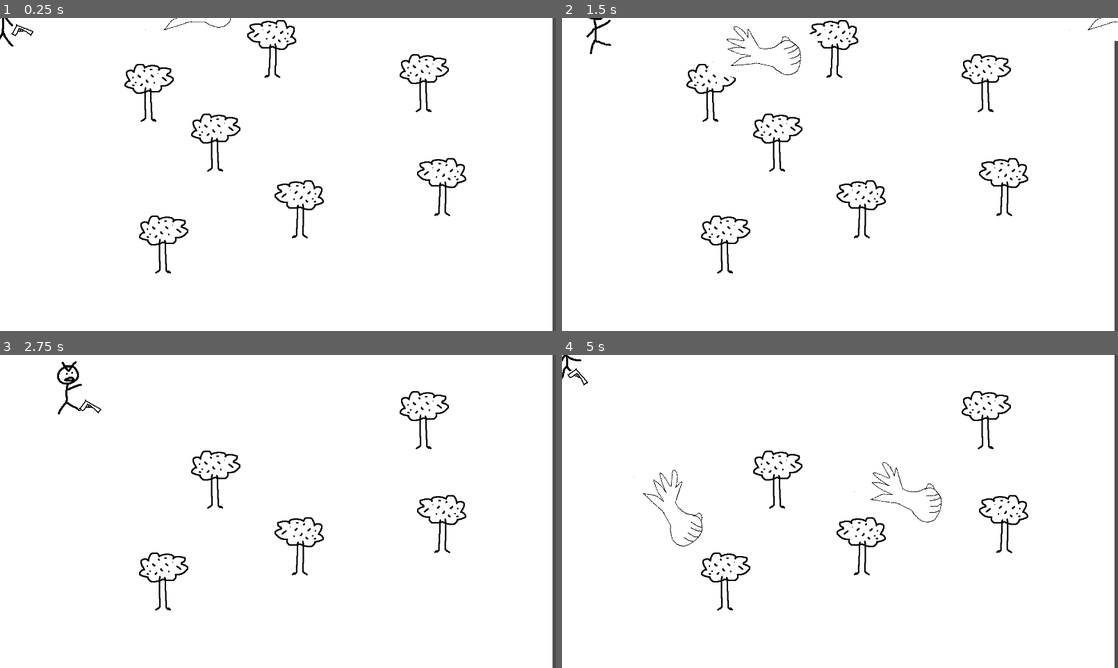
Above: before the commit, frames 1-4 (two rows, left to right).
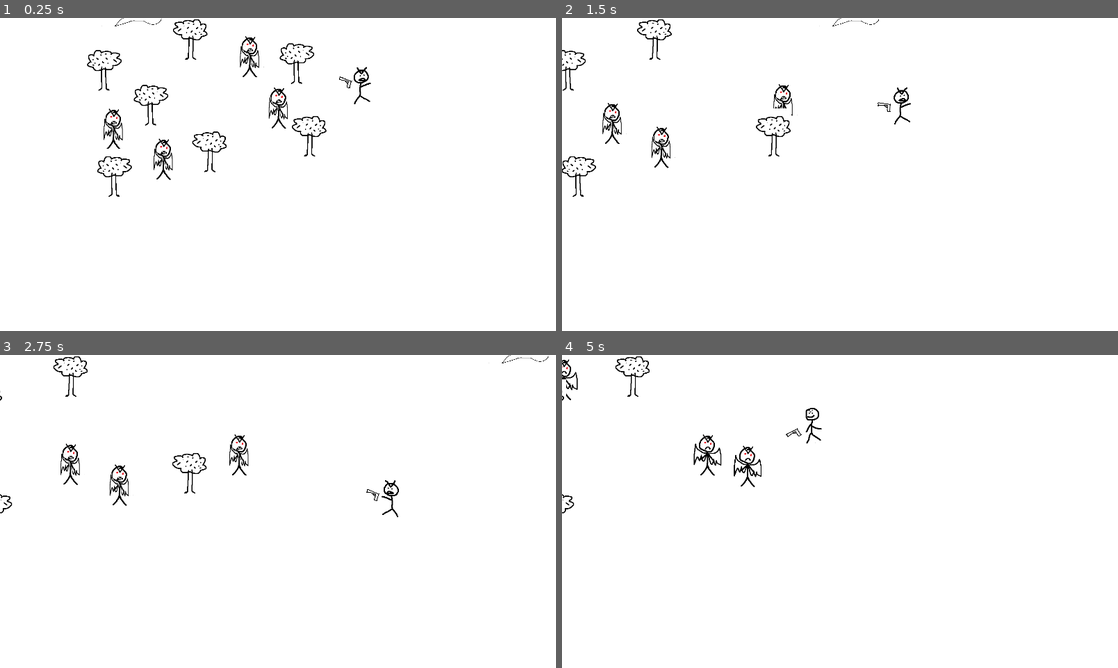
Above: after the commit, the same moments.

Repository: Jon-Hudak/DIMTGIP
Game: Godot game, scene res://levels/game_level.tscn
Same seed, same stepped clock (60 frames per second), same inputs: the game is played once before the commit and once after it.
Inputs (mouse positions are in pixels of both pictures, inside the frame that each line leads up to):
- Up to frame 1 (0.25 s): no input
- Up to frame 2 (1.5 s): move the mouse to (984, 102) at 0.52 s; press the mouse at (984, 102) at 0.53 s; hold D (right) 0.53-1.28 s; tap . (change_weapon, bound only after the commit) at 0.8, 1.35 s; move the mouse to (595, 18) at 1.27 s; release the mouse at (595, 18) at 1.28 s; hold S (down) from 1.28 s (still down)
- Up to frame 3 (2.75 s): click (33, 355) at 1.55 s; move the mouse to (294, 564) at 2.02 s; release S (down) at 2.03 s; press the mouse at (294, 564) at 2.03 s; hold D (right) from 2.03 s (still down); tap . (change_weapon, bound only after the commit) at 2.3 s
- Up to frame 4 (5 s): move the mouse to (778, 498) at 2.77 s; release D (right) at 2.78 s; release the mouse at (778, 498) at 2.78 s; hold W (up) 2.78-3.53 s; tap . (change_weapon, bound only after the commit) at 2.85, 3.8, 4.35 s; click (778, 498) at 3.05 s; move the mouse to (1001, 542) at 3.52 s; press the mouse at (1001, 542) at 3.53 s; hold A (left) from 3.53 s (still down); move the mouse to (723, 599) at 4.27 s; release the mouse at (723, 599) at 4.28 s; click (723, 599) at 4.55 s

The runs differ from the first frame. In frame 1, 4.7% of the frame differs, in the area x 0-100%, y 0-100%; in frame 2, 4.2%; in frame 3, 3.4%; in frame 4, 3.5%.
Error after the commit: Invalid access to property or key 'sfire_rate' on a base object of type 'Resource (Weapon_Resource)'. (res://gun.gd:51)

Commit message:
feat: Player can die (restarts game) added weapon manager

Diff:
--- a/Gun.gd
+++ b/Gun.gd
@@ -1,36 +1,52 @@
 extends Area2D
-@onready var timer = $Timer
+
+signal gun_shot
 var can_shoot = true
-var fire_rate : float = 0.5
+@export var fire_rate : float = 1
+@export var resource:Resource
+@export var bullet_scene: PackedScene
+@export var current_weapon : Resource
+@export var change_weapon_delay = 0.5
+@onready var timer : Timer = $Timer
+
 
 # Called when the node enters the scene tree for the first time.
 func _ready():
-	pass
+
+	$RotationAnchor/Gun1.texture=resource.gun_sprite
+
 
 
 # Called every frame. 'delta' is the elapsed time since the previous frame.
 func _process(delta):
-	#hide()
-	look_at(get_global_mouse_position())
-	if Input.is_action_pressed("shoot"):
-		#show()
-		if can_shoot:
+	var enemies_in_range =	get_overlapping_bodies()
+	if enemies_in_range.size()>0:
+		var target_enemy=enemies_in_range[0]
+		look_at(target_enemy.global_position)
+		if target_enemy.global_position.x<global_position.x:
+			$RotationAnchor/Gun1.flip_v=true
+		else:
+			$RotationAnchor/Gun1.flip_v=false
+		if timer.time_left<=0:
 			shoot()
-			can_shoot=false
-			$Timer.start(fire_rate)
+
+
 
 
 
 func shoot():
-	const BULLET = preload("res://bullet.tscn")
-	var new_bullet = BULLET.instantiate()
-	show()
+
+	print(resource.weapon_name, "pew")
+	var new_bullet = bullet_scene.instantiate()
+	new_bullet.sprite=resource.bullet_sprite
+	new_bullet.damage=resource.damage
 	new_bullet.global_position= %Muzzle.global_position
 	new_bullet.global_rotation= %Muzzle.global_rotation
+	new_bullet.sprite_scale=0.5
 	%Muzzle.add_child(new_bullet)
+	timer.start(resource.fire_rate)
+	emit_signal("gun_shot")
 
-
-
-
-func _on_timer_timeout():
-	can_shoot=true
+func change_weapon():
+	timer.start(resource.sfire_rate)
+	$RotationAnchor/Gun1.texture=resource.gun_sprite
--- a/bullet.gd
+++ b/bullet.gd
@@ -2,10 +2,16 @@
 
 @export var speed : float = 100
 @export var damage: float = 50
+@export var sprite: CompressedTexture2D
+@export var sprite_scale: float = 1
 
 func _ready():
-	pass
-
+	if sprite:
+		$Sprite2D.texture=sprite
+		$Sprite2D.scale=Vector2(sprite_scale,sprite_scale)
+		print("sprite")
+	else:
+		pass
 
 func _physics_process(delta):
 	var direction : Vector2 = Vector2.RIGHT.rotated(rotation)
@@ -17,7 +23,7 @@
 
 
 func _on_body_entered(body):
-	queue_free()
-	print("onenter")
+
 	if body.has_method("take_damage"):
 		body.take_damage(damage)
+	queue_free()
--- a/bullet.tscn
+++ b/bullet.tscn
@@ -3,11 +3,14 @@
 [ext_resource type="Script" path="res://bullet.gd" id="1_ye6lc"]
 [ext_resource type="Texture2D" uid="uid://c5magvp6g7t3x" path="res://Assets/fistAttack.png" id="2_ow4fs"]
 
-[sub_resource type="CircleShape2D" id="CircleShape2D_p8xjh"]
-radius = 43.0
+[sub_resource type="CapsuleShape2D" id="CapsuleShape2D_isstg"]
+radius = 38.9791
+height = 153.983
 
 [node name="Bullet" type="Area2D"]
 top_level = true
+collision_layer = 0
+collision_mask = 5
 script = ExtResource("1_ye6lc")
 speed = 10.0
 
@@ -16,8 +19,9 @@
 texture = ExtResource("2_ow4fs")
 
 [node name="CollisionShape2D" type="CollisionShape2D" parent="."]
-position = Vector2(103.5, -2)
-shape = SubResource("CircleShape2D_p8xjh")
+position = Vector2(61, 3)
+rotation = 1.60357
+shape = SubResource("CapsuleShape2D_isstg")
 
 [node name="VisibleOnScreenNotifier2D" type="VisibleOnScreenNotifier2D" parent="."]
 position = Vector2(124.5, -7)
--- a/characters/player.gd
+++ b/characters/player.gd
@@ -1,8 +1,11 @@
 extends CharacterBody2D
+
+@onready var anim : AnimatedSprite2D = $AnimatedSprite2D
+@onready var gun = $Gun
 
 @export var bullet_path = preload("res://bullet.tscn")
 @export var move_speed: float = 100
-@onready var anim : AnimatedSprite2D = $AnimatedSprite2D
+
 
 
 var animOverride=false
@@ -34,3 +37,36 @@
 		anim.animation="standing"
 
 	move_and_slide()
+
+func _on_weapons_manager_gun_changed(current_weapon):
+	gun.resource=current_weapon
+	gun.change_weapon()
+
+func take_damage(damage):
+	hide()
+	var timer := Timer.new()
+	timer.wait_time = 1.0 # 1 second
+	timer.one_shot = true # don't loop, run once
+	timer.autostart = true # start timer when added to a scene
+	timer.connect("timeout", _on_timer_timeout_funcname)
+	add_child(timer)
+
+
+func _on_timer_timeout_funcname() -> void:
+	# Do stuff here...
+	get_tree().reload_current_scene()
+
+
+
+
+
+
+func _on_gun_gun_shot():
+	$AnimatedSprite2D.animation="shooting"
+	animOverride=true
+	$ShootAnimationTimer.start()
+
+
+
+func _on_shoot_animation_timer_timeout():
+	animOverride=false
--- a/characters/player.tscn
+++ b/characters/player.tscn
@@ -58,6 +58,7 @@
 collision_layer = 2
 input_pickable = true
 script = ExtResource("1_ycvsj")
+move_speed = 300.0
 
 [node name="AnimatedSprite2D" type="AnimatedSprite2D" parent="."]
 sprite_frames = SubResource("SpriteFrames_kwvs2")
@@ -75,9 +76,15 @@
 z_index = 1
 position = Vector2(0, 1)
 
-[node name="Bullet" parent="Gun" instance=ExtResource("8_ign7y")]
+[node name="Bullet2" parent="Gun" instance=ExtResource("8_ign7y")]
 show_behind_parent = true
 z_index = -2
 position = Vector2(192, -15)
 
+[node name="ShootAnimationTimer" type="Timer" parent="."]
+wait_time = 0.4
+one_shot = true
+
 [connection signal="mouse_entered" from="." to="." method="_on_mouse_entered"]
+[connection signal="gun_shot" from="Gun" to="." method="_on_gun_gun_shot"]
+[connection signal="timeout" from="ShootAnimationTimer" to="." method="_on_shoot_animation_timer_timeout"]
--- a/gun.tscn
+++ b/gun.tscn
@@ -1,14 +1,20 @@
-[gd_scene load_steps=4 format=3 uid="uid://dcle66os21o2j"]
+[gd_scene load_steps=5 format=3 uid="uid://dcle66os21o2j"]
 
 [ext_resource type="Script" path="res://gun.gd" id="1_t8r5d"]
-[ext_resource type="Texture2D" uid="uid://bumuy8w3auhke" path="res://Assets/Gun1.png" id="2_1av3i"]
+[ext_resource type="Resource" uid="uid://cg30jcng5rnav" path="res://weapon_resources/pistol.tres" id="2_qh4qr"]
+[ext_resource type="PackedScene" uid="uid://cukcr32n0ddc4" path="res://bullet.tscn" id="4_in0cy"]
 
 [sub_resource type="CircleShape2D" id="CircleShape2D_vg5d8"]
-radius = 243.206
+radius = 503.036
 
 [node name="Gun" type="Area2D"]
 position = Vector2(-1, -1)
+collision_layer = 0
+collision_mask = 4
 script = ExtResource("1_t8r5d")
+fire_rate = 4.0
+resource = ExtResource("2_qh4qr")
+bullet_scene = ExtResource("4_in0cy")
 
 [node name="RotationAnchor" type="Marker2D" parent="."]
 position = Vector2(1, 0)
@@ -22,15 +28,20 @@
 [node name="Gun1" type="Sprite2D" parent="RotationAnchor"]
 position = Vector2(54.2355, 3.49601)
 scale = Vector2(0.503212, 0.503212)
-texture = ExtResource("2_1av3i")
 
 [node name="CollisionShape2D" type="CollisionShape2D" parent="."]
-visible = false
+unique_name_in_owner = true
 z_index = 1
 position = Vector2(17, -5)
 rotation = -0.0091429
 shape = SubResource("CircleShape2D_vg5d8")
 
 [node name="Timer" type="Timer" parent="."]
+one_shot = true
+
+[node name="ShootAnimationTimer" type="Timer" parent="."]
+wait_time = 0.334
+one_shot = true
 
 [connection signal="timeout" from="Timer" to="." method="_on_timer_timeout"]
+[connection signal="timeout" from="ShootAnimationTimer" to="." method="_on_timer_timeout"]
--- /dev/null
+++ b/levels/Camera.gd
@@ -0,0 +1,11 @@
+extends Camera2D
+@export var player : CharacterBody2D
+
+# Called when the node enters the scene tree for the first time.
+func _ready():
+	pass # Replace with function body.
+
+
+# Called every frame. 'delta' is the elapsed time since the previous frame.
+func _process(delta):
+	global_position=player.global_position
--- /dev/null
+++ b/levels/Weapons_Manager.gd
@@ -0,0 +1,44 @@
+extends Node2D
+
+signal gun_changed
+
+var current_weapon = null
+var weapon_stack : Array=[]
+var weapon_index=0
+var next_weapon: String
+var weapon_list={}
+@export var _weapon_resources:Array[Weapon_Resource]
+@export var start_weapons:Array[String]
+
+func _ready():
+	initialize(start_weapons)
+
+func initialize(start_weapons:Array):
+	for weapon in _weapon_resources:
+		weapon_list[weapon.weapon_name]=weapon
+
+	for i in start_weapons:
+		weapon_stack.push_back(i)
+
+	current_weapon = weapon_list[weapon_stack[0]]
+	enter()
+
+func _process(delta):
+	if Input.is_action_just_pressed("change_weapon"):
+		if weapon_index<weapon_stack.size()-1:
+			weapon_index+=1
+		else:
+			weapon_index=0
+		change_weapon(weapon_index)
+
+	else:
+		pass
+
+func enter():
+	#change to new weapon
+	pass
+func exit():
+	#leaving current weapon
+	pass
+func change_weapon(weapon_index):
+	emit_signal("gun_changed", weapon_list[weapon_stack[weapon_index]])
--- a/levels/game_level.tscn
+++ b/levels/game_level.tscn
@@ -1,8 +1,13 @@
-[gd_scene load_steps=4 format=3 uid="uid://d4xx7wkb05e7"]
+[gd_scene load_steps=9 format=3 uid="uid://d4xx7wkb05e7"]
 
 [ext_resource type="Script" path="res://levels/game_level.gd" id="1_5kwvi"]
 [ext_resource type="PackedScene" uid="uid://bd2pba4jtywfv" path="res://characters/player.tscn" id="1_ut0e8"]
 [ext_resource type="PackedScene" uid="uid://e3ayd75iv0mv" path="res://tree.tscn" id="2_vp6su"]
+[ext_resource type="PackedScene" uid="uid://dlsqo8okux5bf" path="res://vampireMob.tscn" id="4_x3ymm"]
+[ext_resource type="Script" path="res://levels/Camera.gd" id="5_64niw"]
+[ext_resource type="Script" path="res://levels/Weapons_Manager.gd" id="6_jg0ll"]
+[ext_resource type="Resource" uid="uid://cg30jcng5rnav" path="res://weapon_resources/pistol.tres" id="7_ujvyh"]
+[ext_resource type="Resource" uid="uid://b2yl3445goq7k" path="res://weapon_resources/fistGun.tres" id="8_7y3tj"]
 
 [node name="GameLevel" type="Node2D"]
 z_index = -2
@@ -11,16 +16,16 @@
 
 [node name="CanvasLayer" type="CanvasLayer" parent="."]
 layer = -100
-follow_viewport_enabled = true
 
 [node name="ColorRect" type="ColorRect" parent="CanvasLayer"]
-offset_right = 40.0
-offset_bottom = 40.0
+offset_right = 57.0
+offset_bottom = 59.0
 scale = Vector2(28.6341, 16.1988)
 size_flags_horizontal = 4
 mouse_filter = 2
 
 [node name="Player" parent="." instance=ExtResource("1_ut0e8")]
+position = Vector2(1073, 207)
 
 [node name="Tree" parent="." instance=ExtResource("2_vp6su")]
 position = Vector2(881, 130)
@@ -42,3 +47,49 @@
 
 [node name="Tree7" parent="." instance=ExtResource("2_vp6su")]
 position = Vector2(561, 59)
+
+[node name="CharacterBody2D" parent="." instance=ExtResource("4_x3ymm")]
+position = Vector2(454, 428)
+speed = 100.0
+max_health = 100.0
+damage = 20.0
+
+[node name="CharacterBody2D2" parent="." instance=ExtResource("4_x3ymm")]
+position = Vector2(709, 110)
+speed = 100.0
+max_health = 100.0
+damage = 20.0
+
+[node name="CharacterBody2D3" parent="." instance=ExtResource("4_x3ymm")]
+position = Vector2(794, 274)
+speed = 100.0
+max_health = 100.0
+damage = 20.0
+
+[node name="CharacterBody2D4" parent="." instance=ExtResource("4_x3ymm")]
+position = Vector2(305, 335)
+speed = 100.0
+max_health = 100.0
+damage = 20.0
+
+[node name="Camera2D2" type="Camera2D" parent="." node_paths=PackedStringArray("player")]
+position = Vector2(111, 275)
+zoom = Vector2(0.7, 0.7)
+limit_left = 0
+limit_top = 0
+limit_right = 2000
+limit_bottom = 2000
+position_smoothing_enabled = true
+drag_horizontal_enabled = true
+drag_vertical_enabled = true
+script = ExtResource("5_64niw")
+player = NodePath("../Player")
+
+[node name="Weapons_Manager" type="Node2D" parent="."]
+script = ExtResource("6_jg0ll")
+_weapon_resources = Array[Resource("res://weapon_resource.gd")]([ExtResource("7_ujvyh"), ExtResource("8_7y3tj")])
+start_weapons = Array[String](["pistol", "fistGun"])
+
+[node name="Gun_Rig" type="Node2D" parent="Weapons_Manager"]
+
+[connection signal="gun_changed" from="Weapons_Manager" to="Player" method="_on_weapons_manager_gun_changed"]
--- /dev/null
+++ b/pistol.tscn
@@ -0,0 +1,5 @@
+[gd_scene load_steps=2 format=3 uid="uid://bth57cl1gr6m"]
+
+[ext_resource type="PackedScene" uid="uid://dcle66os21o2j" path="res://gun.tscn" id="1_dthah"]
+
+[node name="Pistol" instance=ExtResource("1_dthah")]
--- a/project.godot
+++ b/project.godot
@@ -10,7 +10,7 @@
 
 [application]
 
-config/name="New New Game Project"
+config/name="Dude I Made This Game In Paint"
 run/main_scene="res://levels/game_level.tscn"
 config/features=PackedStringArray("4.2", "Forward Plus")
 config/icon="res://icon.svg"
@@ -48,6 +48,17 @@
 }
 reset={
 "deadzone": 0.5,
-"events": [Object(InputEventKey,"resource_local_to_scene":fa …(144 unchanged characters)… alse,"keycode":0,"physical_keycode":4194447,"key_label":0,"unicode":57,"echo":false,"script":null)
+"events": [Object(InputEventKey,"resource_local_to_scene":fa …(144 unchanged characters)… alse,"keycode":0,"physical_keycode":4194308,"key_label":0,"unicode":0,"echo":false,"script":null)
 ]
 }
+change_weapon={
+"deadzone": 0.5,
+"events": [Object(InputEventKey,"resource_local_to_scene":false,"resource_name":"","device":-1,"window_id":0,"alt_pressed":false,"shift_pressed":false,"ctrl_pressed":false,"meta_pressed":false,"pressed":false,"keycode":0,"physical_keycode":46,"key_label":0,"unicode":46,"echo":false,"script":null)
+]
+}
+
+[layer_names]
+
+2d_physics/layer_1="World"
+2d_physics/layer_2="Player"
+2d_physics/layer_3="Enemies"
--- a/tree.gd
+++ b/tree.gd
@@ -1,5 +1,5 @@
 extends StaticBody2D
-@export var max_health : float=100
+@export var max_health : float=500
 var health
 
 # Called when the node enters the scene tree for the first time.
@@ -17,3 +17,13 @@
 	health-=damage
 	if health<=0:
 		queue_free()
+func _on_timer_timeout_funcname() -> void:
+	get_tree().reload_current_scene()
+
+
+	var timer := Timer.new()
+	timer.wait_time = 1.0 # 1 second
+	timer.one_shot = true # don't loop, run once
+	timer.autostart = true # start timer when added to a scene
+	timer.connect("timeout", _on_timer_timeout_funcname)
+	return add_child(timer)
--- /dev/null
+++ b/vampireMob.gd
@@ -0,0 +1,38 @@
+extends CharacterBody2D
+@export var resource:Resource
+@export var speed:float=100
+@export var max_health : float=100
+@export var damage : float = 20
+var health
+var sees_player=false
+@onready var player = get_node("/root/GameLevel/Player")
+
+
+# Called when the node enters the scene tree for the first time.
+func _ready():
+	health=max_health
+
+
+# Called every frame. 'delta' is the elapsed time since the previous frame.
+func _process(delta):
+
+
+	var direction= global_position.direction_to(player.global_position)
+	velocity=direction*speed
+	move_and_slide()
+	for i in get_slide_collision_count():
+		var collision = get_slide_collision(i)
+
+		if collision.get_collider().has_method("take_damage"):
+			collision.get_collider().take_damage(damage)
+		print("Collided with: ", collision.get_collider())
+
+
+
+
+func take_damage(damage: float = 0):
+	health-=damage
+	if health<=0:
+		#queue_free()
+		health=max_health
+		global_position=Vector2.ZERO
--- /dev/null
+++ b/vampireMob.tscn
@@ -0,0 +1,48 @@
+[gd_scene load_steps=7 format=3 uid="uid://dlsqo8okux5bf"]
+
+[ext_resource type="Texture2D" uid="uid://bfrtqfqavf566" path="res://Assets/vampire1.png" id="1_cgcgk"]
+[ext_resource type="Script" path="res://vampireMob.gd" id="1_epd5a"]
+[ext_resource type="Texture2D" uid="uid://onoknjwhit54" path="res://Assets/vampire2.png" id="2_j4m7d"]
+
+[sub_resource type="CapsuleShape2D" id="CapsuleShape2D_xpnq0"]
+radius = 29.0
+height = 124.0
+
+[sub_resource type="SpriteFrames" id="SpriteFrames_cljyc"]
+animations = [{
+"frames": [{
+"duration": 1.0,
+"texture": ExtResource("1_cgcgk")
+}, {
+"duration": 1.0,
+"texture": ExtResource("2_j4m7d")
+}],
+"loop": true,
+"name": &"default",
+"speed": 5.0
+}]
+
+[sub_resource type="CircleShape2D" id="CircleShape2D_yfqqr"]
+radius = 305.026
+
+[node name="VampireMob" type="CharacterBody2D"]
+collision_layer = 4
+collision_mask = 7
+script = ExtResource("1_epd5a")
+
+[node name="HitBox" type="CollisionShape2D" parent="."]
+position = Vector2(4, 0)
+shape = SubResource("CapsuleShape2D_xpnq0")
+
+[node name="AnimatedSprite2D" type="AnimatedSprite2D" parent="."]
+sprite_frames = SubResource("SpriteFrames_cljyc")
+autoplay = "default"
+
+[node name="Detection" type="Area2D" parent="."]
+collision_mask = 5
+
+[node name="CollisionShape2D" type="CollisionShape2D" parent="Detection"]
+position = Vector2(4, 0)
+shape = SubResource("CircleShape2D_yfqqr")
+
+[connection signal="body_entered" from="Detection" to="." method="_on_detection_body_entered"]
--- /dev/null
+++ b/weapon_resource.gd
@@ -0,0 +1,18 @@
+extends Resource
+class_name Weapon_Resource
+
+@export var weapon_name : String
+
+
+#treat -1 as infinite
+@export var current_ammo: int = -1
+@export var magazine_size: int = -1
+@export var fire_rate: float = 0.5
+@export var damage:float
+
+@export var auto_fire: bool = true
+
+@export var gun_sprite : Texture
+@export var bullet_sprite : Texture
+@export var gun_sprite_scale: float = 1
+@export var bullet_sprite_scale: float = 1
--- /dev/null
+++ b/weapon_resources/fistGun.tres
@@ -0,0 +1,18 @@
+[gd_resource type="Resource" script_class="Weapon_Resource" load_steps=4 format=3 uid="uid://b2yl3445goq7k"]
+
+[ext_resource type="Texture2D" uid="uid://brmph323gaowt" path="res://Assets/Fist2.png" id="1_gpjxm"]
+[ext_resource type="Texture2D" uid="uid://ccuq1p1m48pcs" path="res://Assets/launcher1.png" id="2_bdfsh"]
+[ext_resource type="Script" path="res://weapon_resource.gd" id="3_fwjf7"]
+
+[resource]
+script = ExtResource("3_fwjf7")
+weapon_name = "fistGun"
+current_ammo = 9999
+magazine_size = 9999
+fire_rate = 3.0
+damage = 100.0
+auto_fire = false
+gun_sprite = ExtResource("2_bdfsh")
+bullet_sprite = ExtResource("1_gpjxm")
+gun_sprite_scale = 1.0
+bullet_sprite_scale = 1.0
--- /dev/null
+++ b/weapon_resources/pistol.tres
@@ -0,0 +1,18 @@
+[gd_resource type="Resource" script_class="Weapon_Resource" load_steps=4 format=3 uid="uid://cg30jcng5rnav"]
+
+[ext_resource type="Texture2D" uid="uid://cvuekbw3jidx3" path="res://Assets/normalBullet1.png" id="1_l4q1o"]
+[ext_resource type="Texture2D" uid="uid://bumuy8w3auhke" path="res://Assets/Gun1.png" id="2_a4bir"]
+[ext_resource type="Script" path="res://weapon_resource.gd" id="3_pfih6"]
+
+[resource]
+script = ExtResource("3_pfih6")
+weapon_name = "pistol"
+current_ammo = 9999
+magazine_size = 9999
+fire_rate = 0.5
+damage = 30.0
+auto_fire = true
+gun_sprite = ExtResource("2_a4bir")
+bullet_sprite = ExtResource("1_l4q1o")
+gun_sprite_scale = 1.0
+bullet_sprite_scale = 0.5
Binary file added: Assets/Fist2.png
Not shown, added: Assets/Fist2.png.import
Binary file added: Assets/launcher1.png
Not shown, added: Assets/launcher1.png.import
Binary file added: Assets/normalBullet1.png
Not shown, added: Assets/normalBullet1.png.import
Binary file added: Assets/vampire1.png
Not shown, added: Assets/vampire1.png.import
Binary file added: Assets/vampire2.png
Not shown, added: Assets/vampire2.png.import
Not shown, added: export_presets.cfg
Not shown, added: build.zip
